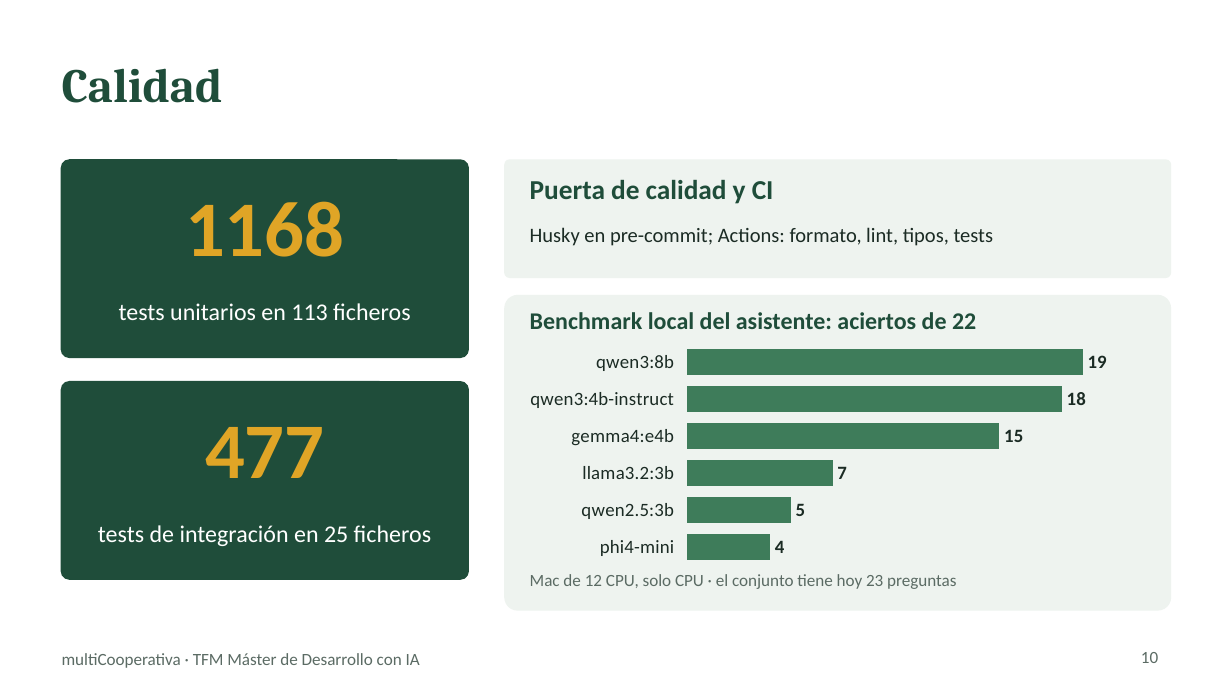
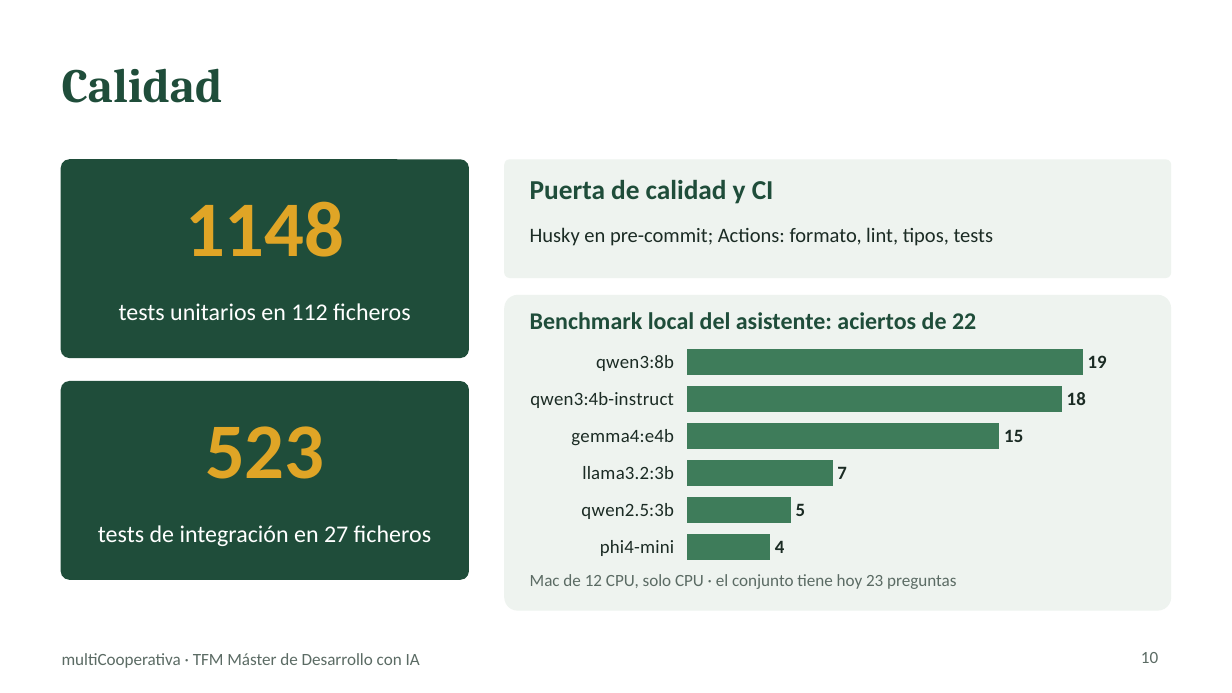
Before and after one commit to chaparro2001/multiCooperativa, a slide deck: slide 10 of docs/slides/multicooperativa-tfm.pptx. Drawn at 1232x693 pixels with LibreOffice and Linux fonts; fonts in the diff are those of the drawing. Boxes give left, top, right and bottom in pixels: in the first picture for what was removed or moved away, otherwise in the second. Text is boxed around its words. In the diff, an @@ line names an element or a change of style, - is before the commit and + after.

```diff
--- a/docs/slides/multicooperativa-tfm.pptx
+++ b/docs/slides/multicooperativa-tfm.pptx
@@ text at <box>185,201,344,257</box>: text changed @@
-1168
+1148
@@ text at <box>119,303,410,320</box>: text changed @@
-tests unitarios en 113 ficheros
+tests unitarios en 112 ficheros
@@ text at <box>205,426,324,479</box>: text changed @@
-477
+523
@@ text at <box>98,525,431,546</box>: text changed @@
-tests de integración en 25 ficheros
+tests de integración en 27 ficheros
```
Also in this commit, not shown: 4 other slides changed, 1 other file.
